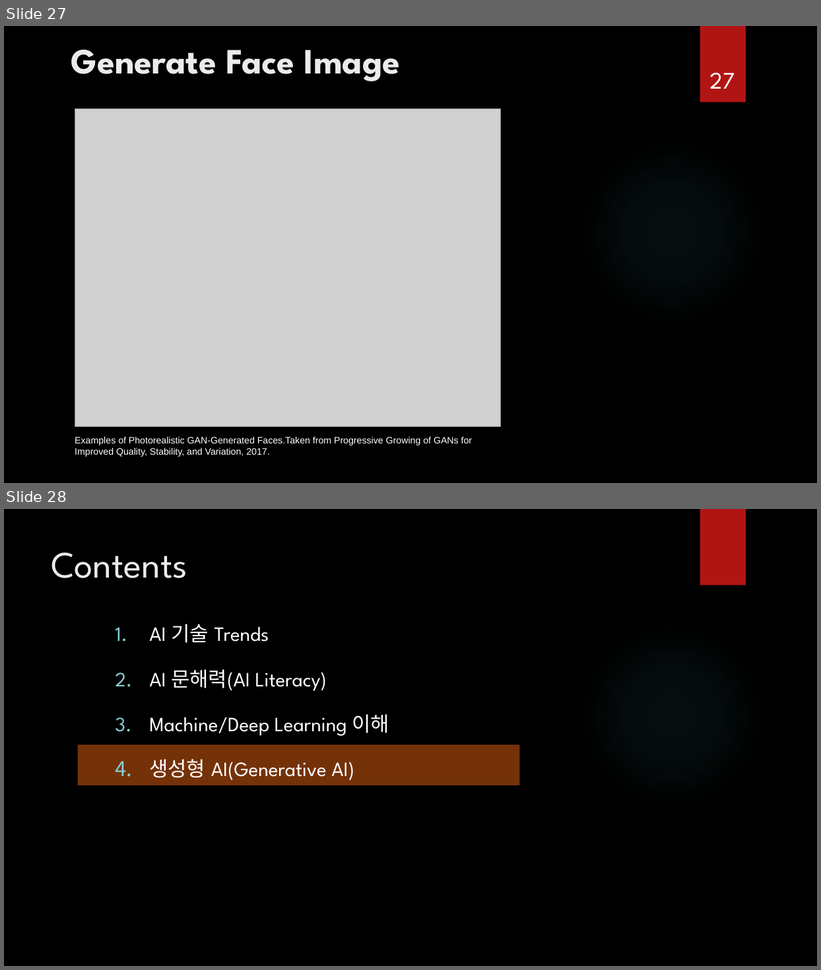
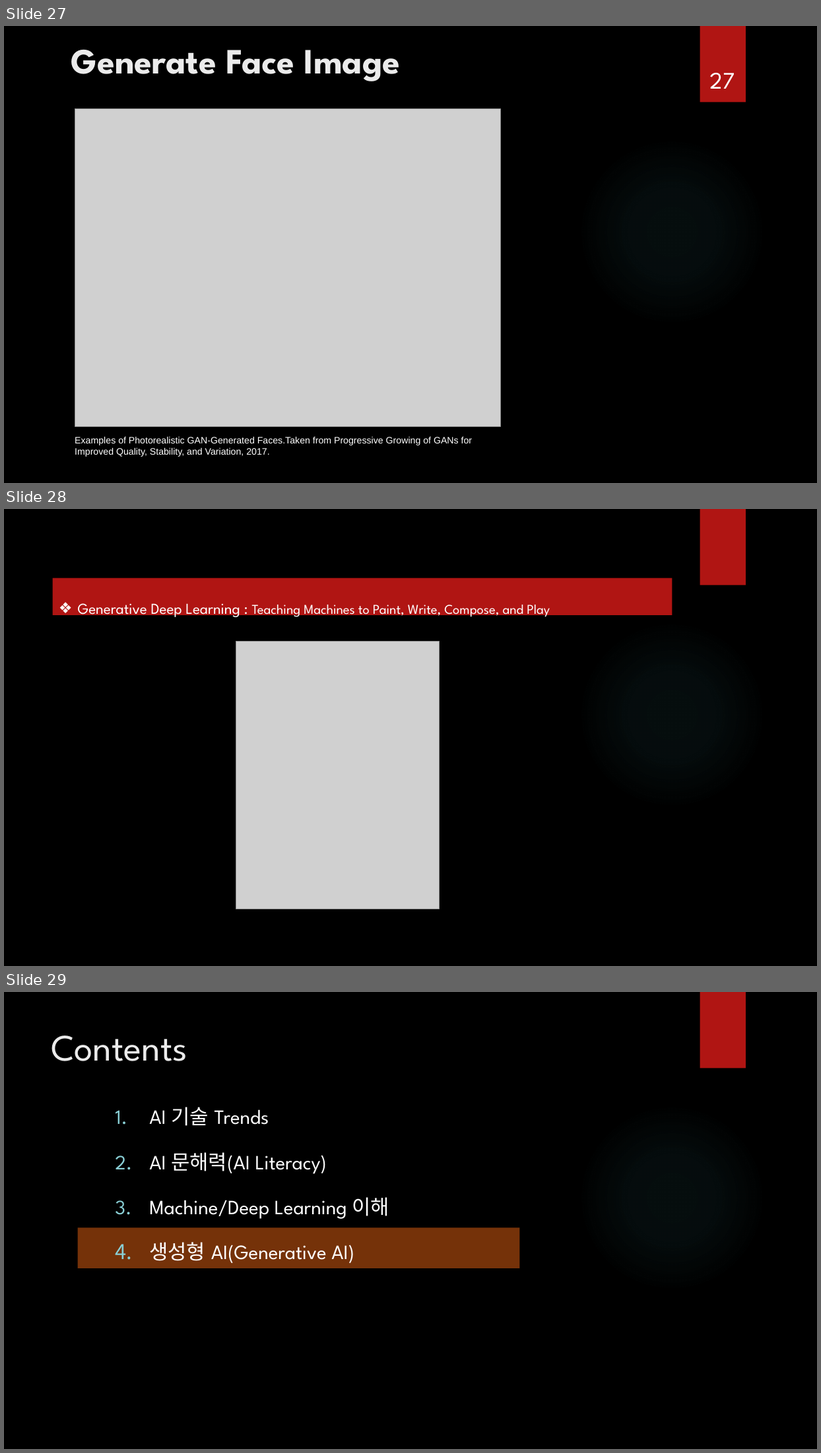
Before and after one commit to ancestor9/2026_Fall_AI-Literacy, a slide deck: AI Literacy.pptx. Shown one above the other, each under a label of ours: slides 27 and 28 before the commit, slides 27, 28 and 29 after it. The pictures are 821x970 and 821x1453 pixels, drawn with LibreOffice and Linux fonts; fonts in the diff are those of the drawing; grey boxes stand for pictures; background and template pictures are left out. Boxes give left, top, right and bottom in pixels: in the first picture for what was removed or moved away, otherwise in the second. Text is boxed around its words. In the diff, an @@ line names an element or a change of style, - is before the commit and + after.

```diff
--- a/AI Literacy.pptx
+++ b/AI Literacy.pptx
@@ slide 28 added at <box>4,509,817,966</box>, background picture (left out); not listed: 2 template elements that a slide beside it also shows @@
@@ rectangle added at <box>53,578,673,615</box>, fill #B01513, 16 pt, text #FFFFFF @@
+❖ Generative Deep Learning : Teaching Machines to Paint, Write, Compose, and Play
@@ picture added at <box>236,642,439,909</box> @@
@@ what was slide 28 is now slide 29 @@
```
